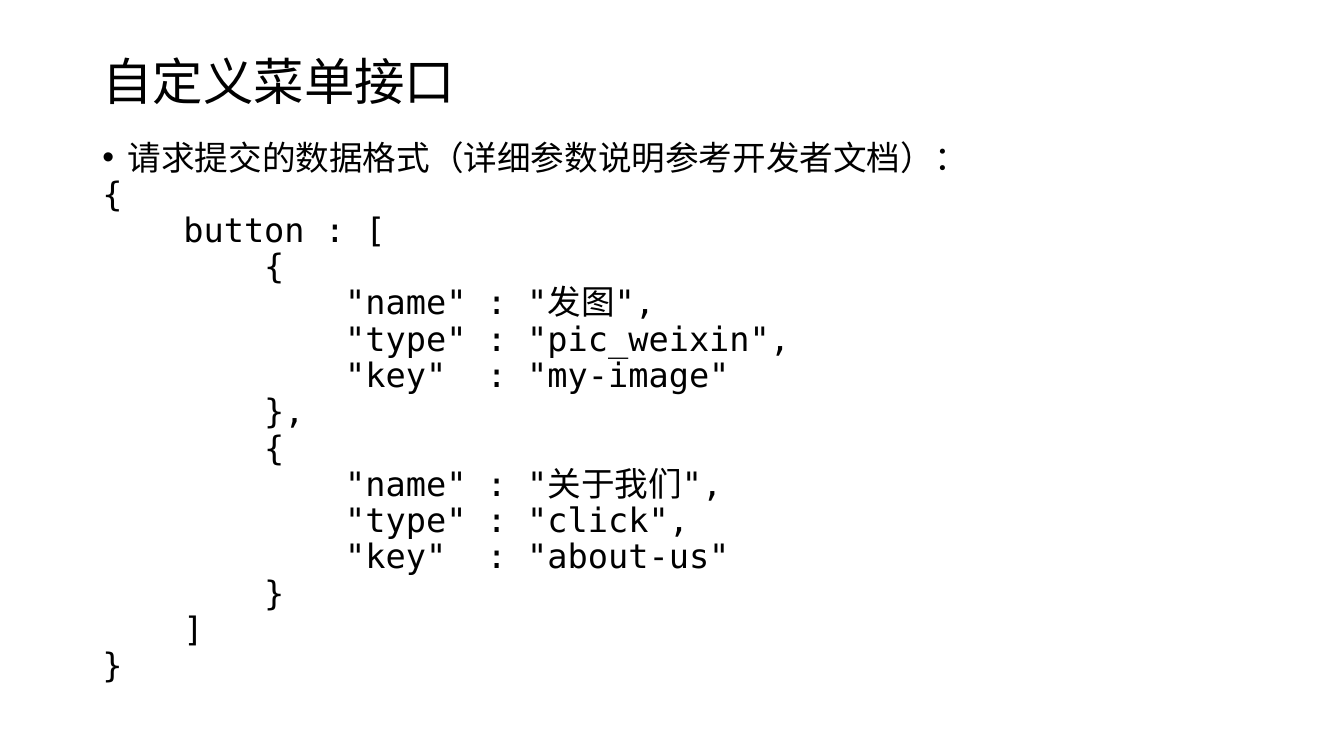
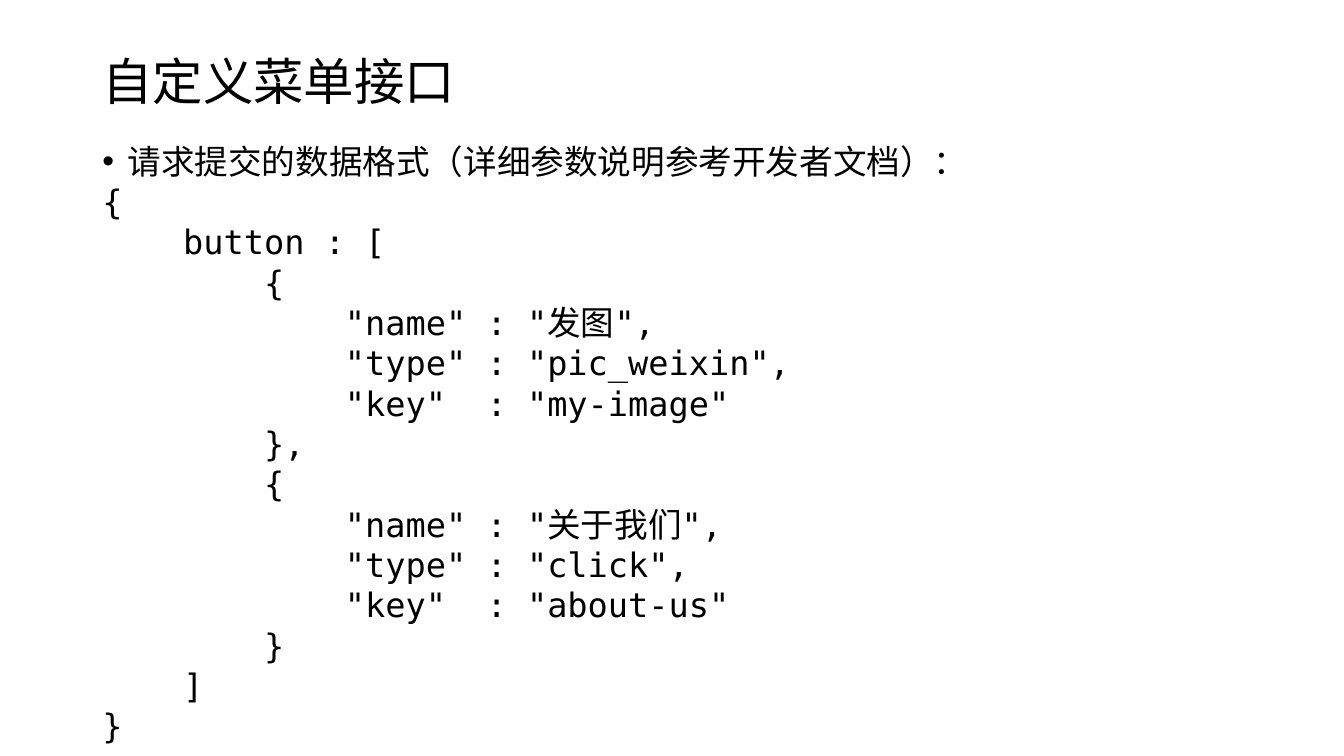
Before and after one commit to edu2act/course-wechat-and-miniprogram, a slide deck: slide 7 of ch05/自定义菜单.pptx. Drawn at 1344x756 pixels with LibreOffice and Linux fonts; fonts in the diff are those of the drawing. Boxes give left, top, right and bottom in pixels: in the first picture for what was removed or moved away, otherwise in the second. Text is boxed around its words. In the diff, an @@ line names an element or a change of style, - is before the commit and + after.

```diff
--- a/ch05/自定义菜单.pptx
+++ b/ch05/自定义菜单.pptx
@@ text "请求提交的数据格式（详细参数说明参考开发者文档）：" at (128, 145, 968, 624): line spacing 1 to 1.1; line spacing 0.9 to 1 @@
```
Also in this commit, not shown: 3 other slides changed, 4 other files.
